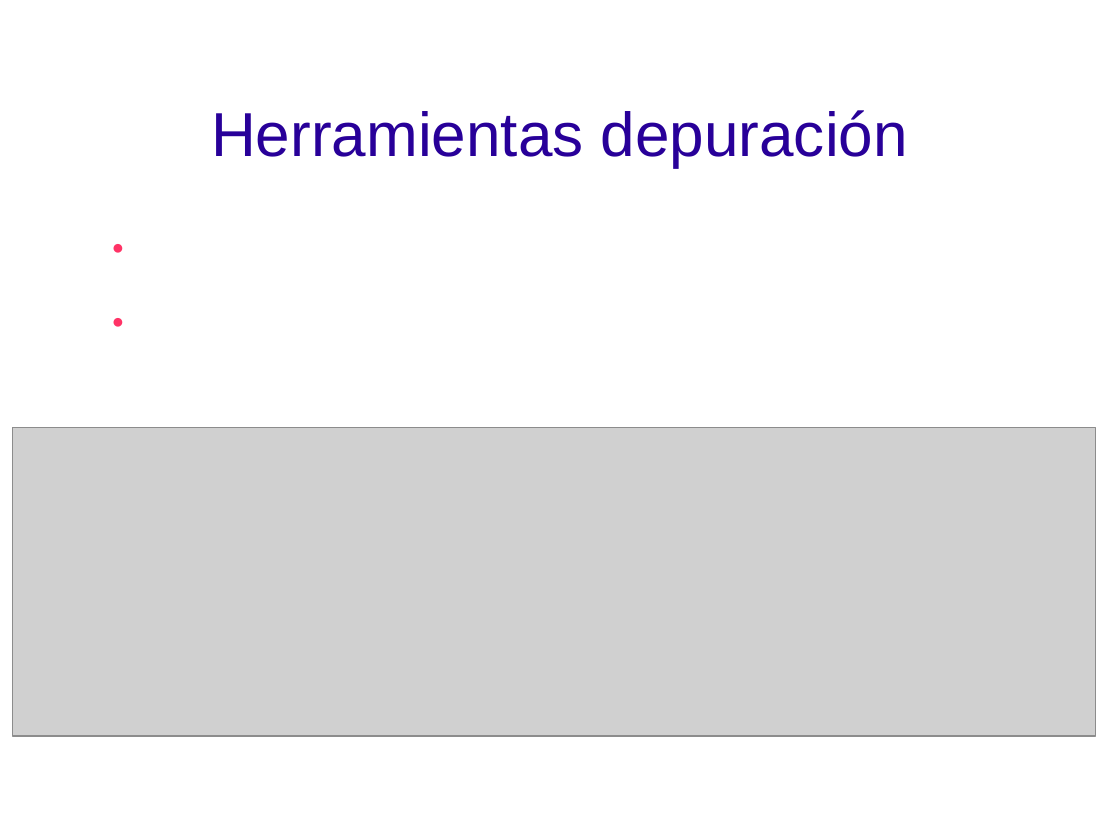
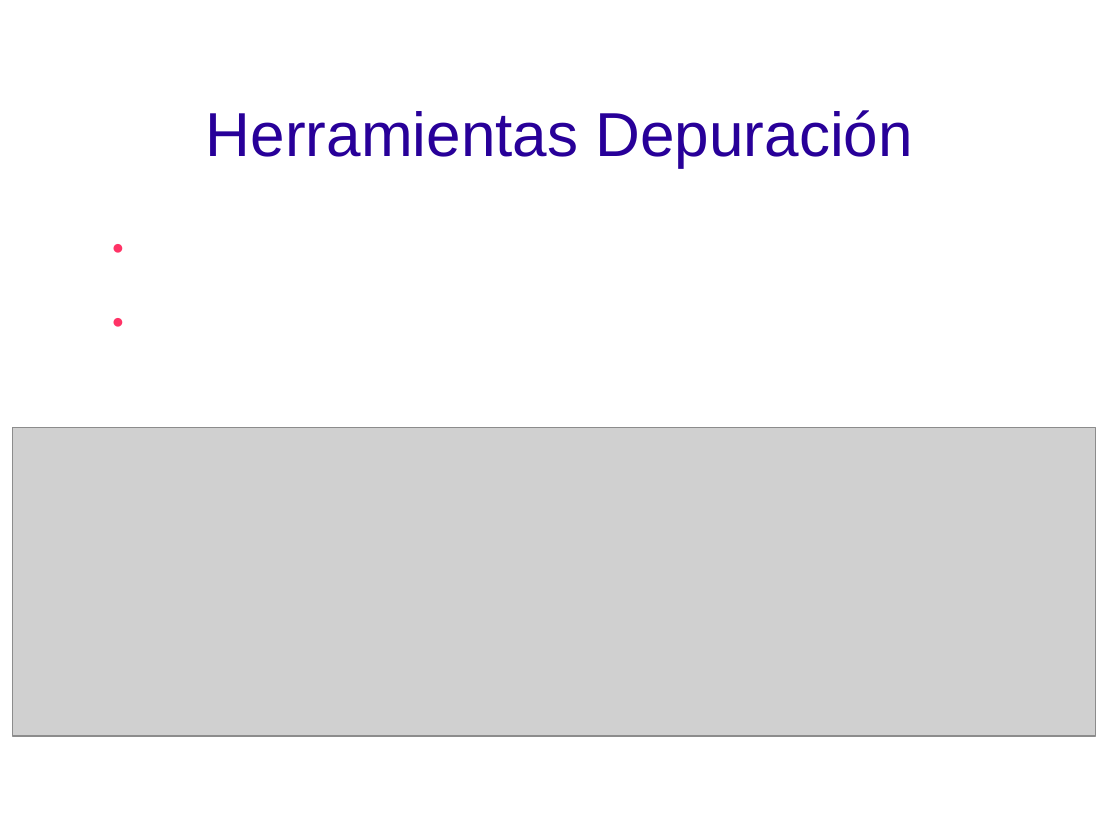
Before and after one commit to jorgeu/curso-jquery, a slide deck: slide 21 of curso-jquery.odp. Drawn at 1120x840 pixels with LibreOffice and Linux fonts; fonts in the diff are those of the drawing; grey boxes stand for pictures; background and template pictures are left out. Boxes give left, top, right and bottom in pixels: in the first picture for what was removed or moved away, otherwise in the second. Text is boxed around its words. In the diff, an @@ line names an element or a change of style, - is before the commit and + after.

```diff
--- a/curso-jquery.odp
+++ b/curso-jquery.odp
@@ title at (206,110,913,167): text changed @@
-Herramientas depuración
+Herramientas Depuración
```
Also in this commit, not shown: 11 slides added.
